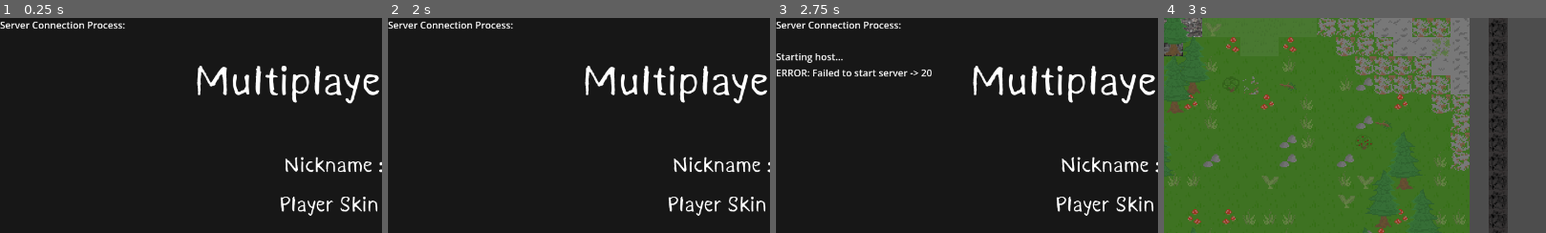
Above: before the commit, frames 1-4 (left to right).
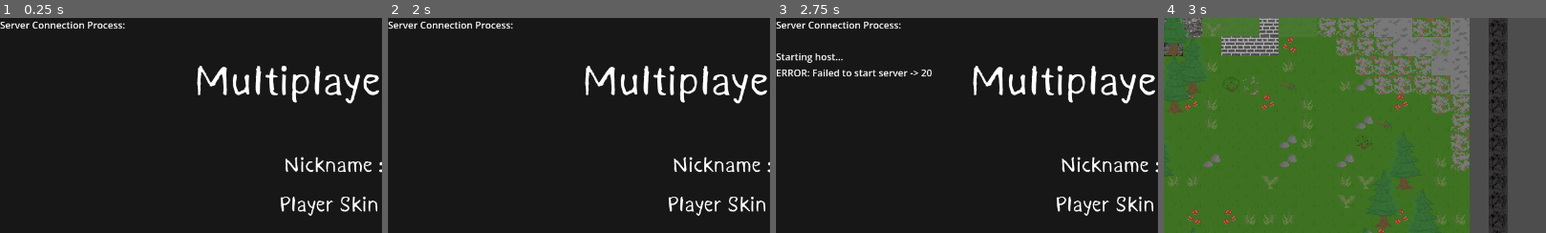
Above: after the commit, the same moments.

Repository: darthchicken4/MultiSurvivor
Game: Godot game, scene res://scenes/level/level.tscn
Two runs of this game, one before a commit and one after it. Both use one fixed random seed, a clock stepped at 60 frames per second and the inputs below.
Inputs (mouse positions are % of the whole screen's width and height, from its top left):
- Up to frame 1 (0.25 s): no input
- Up to frame 2 (2 s): click (57, 34) at 0.52 s; type "Alex" at 0.6 s; click (58, 43) at 0.75 s; type "12" at 0.83 s; click (57, 53) at 0.98 s; type "12" at 1.07 s; click (58, 62) at 1.27 s; type "12" at 1.35 s
- Up to frame 3 (2.75 s): click "HOST" at 2 s
- Up to frame 4 (3 s): click "JOIN" at 2.75 s
The pictures show only the part of the screen within x 0-50%, y 0-50%; the shares and areas given below are measured in that part.

Frames 1-3 are identical in both runs. In frame 4, 1.8% of the frame differs, in the area x 15-30%, y 0-18%.

Commit message:
bunkers?

Diff:
--- /dev/null
+++ b/Godot2DSurvivalMultiplayer/scenes/bunker/bunker.gd
@@ -0,0 +1,69 @@
+extends Node2D
+
+@onready var label = $Label
+@onready var tile = $TileMapLayer
+@onready  var enter_area = $enter_area
+@onready var exit_area = $exit_area
+
+@export var map: Node2D
+@export var bunker_pos = Vector2i(200,200)
+@export var dist = 7
+@export var bunker_side_offset = Vector2i(128,128)
+@export var enter_timer = 2
+@export var area_around_bunker = 128
+
+
+var tile_set_prefabs = [1,1,1,1,1,1,1,
+						1,0,0,0,0,0,1,
+						1,0,0,0,0,0,1,
+						1,0,0,0,0,0,1,]
+
+var player: Node2D = null
+var can_enter_bunker = true
+var degree = 0
+
+func _on_enter_area_body_entered(body: Node2D) -> void:
+	if not can_enter_bunker:
+		return
+
+	can_enter_bunker = false
+
+	body.global_position = exit_area.global_position
+
+	await reset_enter_delay()
+
+
+func _on_exit_area_body_entered(body: Node2D) -> void:
+	if not can_enter_bunker:
+		return
+
+	can_enter_bunker = false
+
+	body.global_position = enter_area.global_position
+	await reset_enter_delay()
+
+
+func _ready() -> void:
+	bunker_pos = Vector2i(map.width / 2,map.height / 2)
+	bunker_pos = bunker_pos + bunker_side_offset
+	gen_bunker()
+
+
+
+func reset_enter_delay() -> void:
+	await get_tree().create_timer(enter_timer).timeout
+	can_enter_bunker = true
+
+
+
+
+func gen_bunker():
+	var ray
+	#20000 area?
+	#ratio  8 to 272  1 34
+	for i in range(270):
+		degree = degree + 1.5
+		ray = Vector2(0,0)
+		ray = Vector2i(Vector2(dist * cos(degree) + bunker_pos[0] + randf_range(1.0,1.5) , dist * sin(degree) + bunker_pos[1] + randf_range(1.0,1.5)  ))
+		tile.set_cell(ray,0,Vector2(1,1))
+	exit_area.position = Vector2i(bunker_pos * 32)
--- /dev/null
+++ b/Godot2DSurvivalMultiplayer/scenes/bunker/bunker.tscn
@@ -0,0 +1,54 @@
+[gd_scene format=4 uid="uid://dpa6angju4bxg"]
+
+[ext_resource type="Script" uid="uid://g22pb0r350ge" path="res://scenes/bunker/bunker.gd" id="1_cl7vn"]
+[ext_resource type="Texture2D" uid="uid://c2amsfaejymnt" path="res://assets/tilesheets/brick_tiles.png" id="2_1jcf7"]
+
+[sub_resource type="TileSetAtlasSource" id="TileSetAtlasSource_lonmt"]
+texture = ExtResource("2_1jcf7")
+0:0/0 = 0
+1:0/0 = 0
+
+[sub_resource type="TileSet" id="TileSet_64wpq"]
+sources/0 = SubResource("TileSetAtlasSource_lonmt")
+
+[sub_resource type="RectangleShape2D" id="RectangleShape2D_3cndw"]
+size = Vector2(44.075, 42.065002)
+
+[sub_resource type="RectangleShape2D" id="RectangleShape2D_eb07j"]
+size = Vector2(31, 30)
+
+[node name="Bunker" type="Node2D" unique_id=1249232412]
+script = ExtResource("1_cl7vn")
+
+[node name="TileMapLayer" type="TileMapLayer" parent="." unique_id=1466527430]
+scale = Vector2(2, 2)
+tile_map_data = PackedByteArray("AAD///7/AAABAAAAAAAAAP7/AAABAAAAAAABAP7/AAABAAAAAAABAP//AAABAAAAAAABAAAAAAABAAAAAAABAAEAAAABAAAAAAAAAAEAAAABAAAAAAD//wEAAAABAAAAAAA=")
+tile_set = SubResource("TileSet_64wpq")
+
+[node name="enter_area" type="Area2D" parent="." unique_id=561163069]
+
+[node name="CollisionShape2D" type="CollisionShape2D" parent="enter_area" unique_id=550477390]
+shape = SubResource("RectangleShape2D_3cndw")
+
+[node name="enter label" type="Label" parent="enter_area" unique_id=362515190]
+offset_left = -39.0
+offset_top = -43.0
+offset_right = 37.0
+offset_bottom = -20.0
+text = "e to enter"
+
+[node name="exit_area" type="Area2D" parent="." unique_id=1703729617]
+position = Vector2(-74, 210)
+
+[node name="CollisionShape2D" type="CollisionShape2D" parent="exit_area" unique_id=1413565291]
+shape = SubResource("RectangleShape2D_eb07j")
+
+[node name="exit label" type="Label" parent="exit_area" unique_id=2001100421]
+offset_left = -31.0
+offset_top = -39.0
+offset_right = 36.0
+offset_bottom = -16.0
+text = "e to exit "
+
+[connection signal="body_entered" from="enter_area" to="." method="_on_enter_area_body_entered"]
+[connection signal="body_entered" from="exit_area" to="." method="_on_exit_area_body_entered"]
--- a/Godot2DSurvivalMultiplayer/scenes/caves/caves_prefab.gd
+++ b/Godot2DSurvivalMultiplayer/scenes/caves/caves_prefab.gd
@@ -4,18 +4,21 @@
 @onready var tile = $TileMapLayer
 @onready  var enter_area = $enter_area
 @onready var exit_area = $exit_area
-var player: Node2D = null
-var can_enter_cave = true
 
 @export var map: Node2D
 @export var cave_pos = Vector2i(200,200)
 @export var seed = 1902837
 @export var dist = 7
 @export var cave_side_offset = Vector2i(128,128)
+@export var enter_timer = 2
+@export var area_around_cave = 128
+
+
+
+
+var player: Node2D = null
+var can_enter_cave = true
 var degree = 0
-@export var enter_timer = 2
-#enter  area =>
-
 
 func _on_area_2d_body_entered(body: Node2D) -> void:
 	if not can_enter_cave:
@@ -66,10 +69,9 @@
 	#exit_area.global_position = cave_pos * 34
 func gen_cavev2():
 	var ray
-
 	# Fill 128x128 area with tiles
-	for x in range(-64, 64):
-		for y in range(-64, 64):
+	for x in range(-area_around_cave / 2, area_around_cave / 2):
+		for y in range(-area_around_cave / 2, area_around_cave / 2):
 			ray = Vector2i(cave_pos[0] + x, cave_pos[1] + y)
 			#cant be 1,0
 			tile.set_cell(ray, 0, Vector2(randi_range(0,1), 1))
--- a/Godot2DSurvivalMultiplayer/scenes/level/level.tscn
+++ b/Godot2DSurvivalMultiplayer/scenes/level/level.tscn
@@ -23,6 +23,7 @@
 [ext_resource type="PackedScene" uid="uid://bkkihfrvyn00o" path="res://scenes/level/props/yellow_shroom.tscn" id="19_hfr1v"]
 [ext_resource type="Texture2D" uid="uid://cys14ybr1pviq" path="res://assets/tilesheets/selectiontile.png" id="21_cqqhe"]
 [ext_resource type="Script" uid="uid://tvpl3s2sblof" path="res://scripts/selection_map_layer.gd" id="22_cqqhe"]
+[ext_resource type="PackedScene" uid="uid://dpa6angju4bxg" path="res://scenes/bunker/bunker.tscn" id="22_u5w0m"]
 [ext_resource type="Texture2D" uid="uid://k2uh0vpuuk0b" path="res://assets/tilesheets/border_tiles.png" id="24_cqqhe"]
 [ext_resource type="Script" uid="uid://djf35jdmoaxud" path="res://scenes/level/border_gen.gd" id="24_yoh1m"]
 [ext_resource type="PackedScene" uid="uid://ba67irfw4myah" path="res://scenes/caves/caves_prefab.tscn" id="25_yoh1m"]
@@ -115,6 +116,10 @@
 [node name="Node2D" parent="Map" unique_id=1913555255 node_paths=PackedStringArray("map") instance=ExtResource("25_yoh1m")]
 map = NodePath("../TileMapLayer")
 
+[node name="Bunker" parent="Map" unique_id=1249232412 node_paths=PackedStringArray("map") instance=ExtResource("22_u5w0m")]
+position = Vector2(128, -1)
+map = NodePath("../TileMapLayer")
+
 [node name="SelectionMapLayer" type="TileMapLayer" parent="Map" unique_id=1377960773]
 modulate = Color(1, 1, 1, 0.22745098)
 y_sort_enabled = true
Binary file added: Godot2DSurvivalMultiplayer/assets/tilesheets/brick_tiles.png
Not shown, added: Godot2DSurvivalMultiplayer/assets/tilesheets/brick_tiles.png.import
Not shown, added: Godot2DSurvivalMultiplayer/scenes/bunker/bunker.gd.uid
